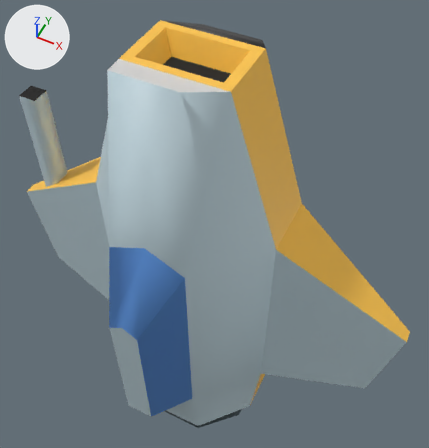
What one commit did to the glTF model foota/3d/rocket.glb.
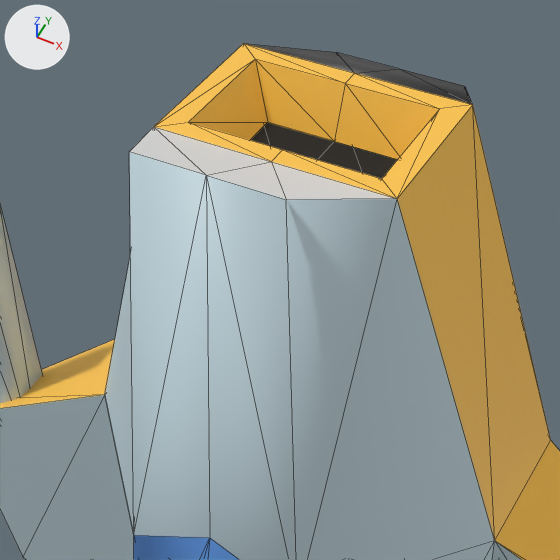
Old and new are each drawn whole from a 50 mm camera at (1.03, -1.865, 2.841) aimed at (0.036, 0.122, 0.358) and again close up on the part from 11% to 71% of the width and 0% to 58% of the height. The lights are fixed; the arrows at upper left show +X, +Y and +Z. The close-ups show mesh edges as thin lines. Where no turn or scale is listed for an object, it has been applied to the vertices. Vertices at the same position are counted once.

The scene before the commit, as lines of its bpy script (objects in view):
```python
me_cube_001 = bpy.data.meshes.new('Cube.001')
me_cube_001.from_pydata(...)  # 68 vertices, 112 faces; spans x -1.2..1.2, y -0.75..0.5, z -1.0..1.6
me_cube_001.materials.append(mat_base_material)  # picture img_imphenziapalette01
me_cube_007 = bpy.data.meshes.new('Cube.007')
me_cube_007.from_pydata(...)  # 8 vertices, 8 faces; spans x -0.05..0.05, y -0.05..0.05, z -0.05..0.95
me_cube_007.materials.append(mat_base_material)  # picture img_imphenziapalette01
me_cube_010 = bpy.data.meshes.new('Cube.010')
me_cube_010.from_pydata(...)  # 6 vertices, 4 faces; spans x -0.2..0.2, y -0.125..0.125, z 1.4
me_cube_010.materials.append(mat_non_reflective)  # picture img_imphenziapalette01
ob_radio = bpy.data.objects.new('radio', me_cube_007)
ob_radio.location = (-0.95, 0.0, 0.05)
ob_ship = bpy.data.objects.new('ship', me_cube_001)
ob_ship.location = (0.0, 0.0, 0.0)
ob_ship_001 = bpy.data.objects.new('ship.001', me_cube_010)
ob_ship_001.location = (0.0, 0.0, 0.0)
# also in view: 'ship cockpit' at (0.0, -0.625, 0.15)
```
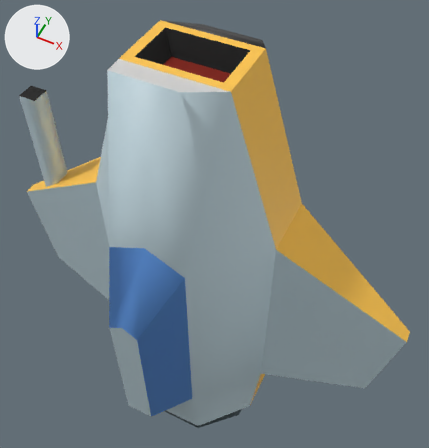
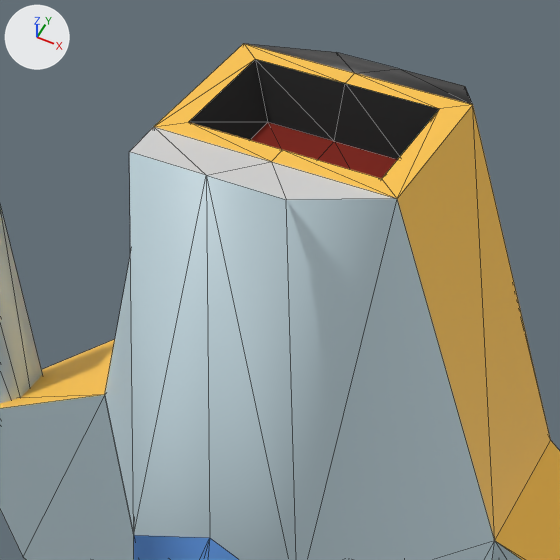
Changed parts and their boxes (x1, y1, x2, y2) in the close-ups (560 x 560 px):
'ship.001', reshaped: before (251, 122, 398, 179); after (189, 59, 439, 179)
part 1 of me_cube_001, deleted (orange): before (189, 59, 439, 159)

Edits to the bpy script that builds the scene:
```text
Change me_cube_001:
    used by ob_ship; location = (0.0, 0.0, 0.0)
    remove me_cube_001.from_pydata(...)  # 68 vertices, 112 faces; spans x -1.2..1.2, y -0.75..0.5, z -1.0..1.6
    add me_cube_001.from_pydata(...)  # 62 vertices, 100 faces; spans x -1.2..1.2, y -0.75..0.5, z -1.0..1.6
    me_cube_001 part 1
    6 vertices are removed from x -0.15..0.15, y -0.08..0.08, z 1.4
    12 faces are deleted
Change me_cube_010:
    used by ob_ship_001; location = (0.0, 0.0, 0.0)
    remove me_cube_010.from_pydata(...)  # 6 vertices, 4 faces; spans x -0.2..0.2, y -0.125..0.125, z 1.4
    add me_cube_010.from_pydata(...)  # 12 vertices, 16 faces; spans x -0.2..0.2, y -0.125..0.125, z 1.4..1.5
    me_cube_010 part 2: the whole mesh is rebuilt
```
